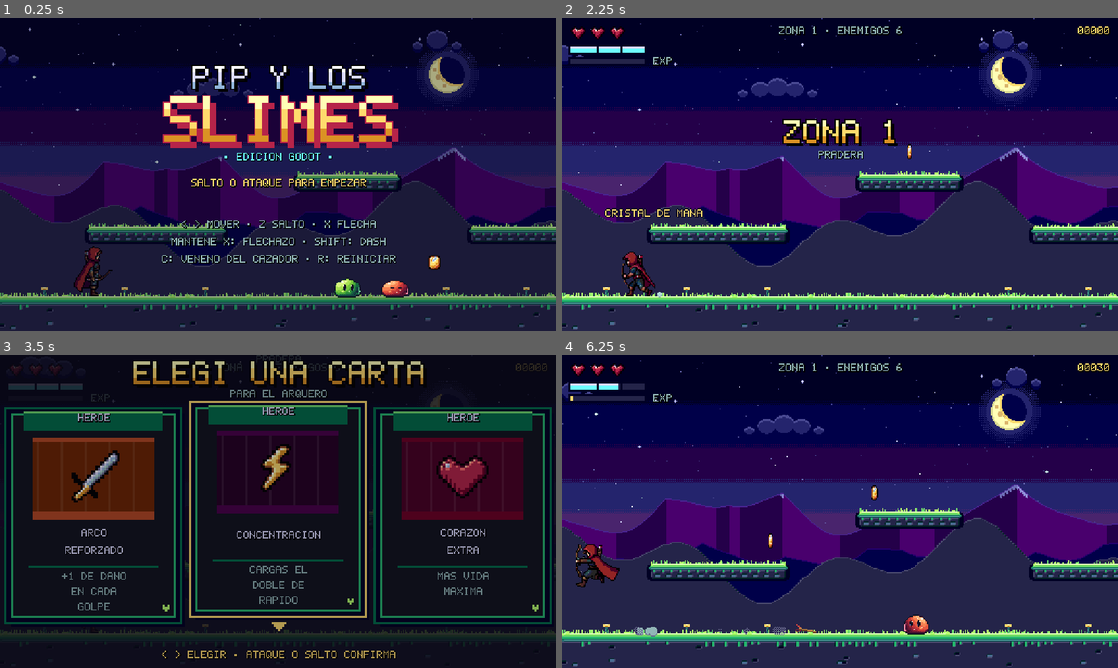
Above: before the commit, frames 1-4 (two rows, left to right).
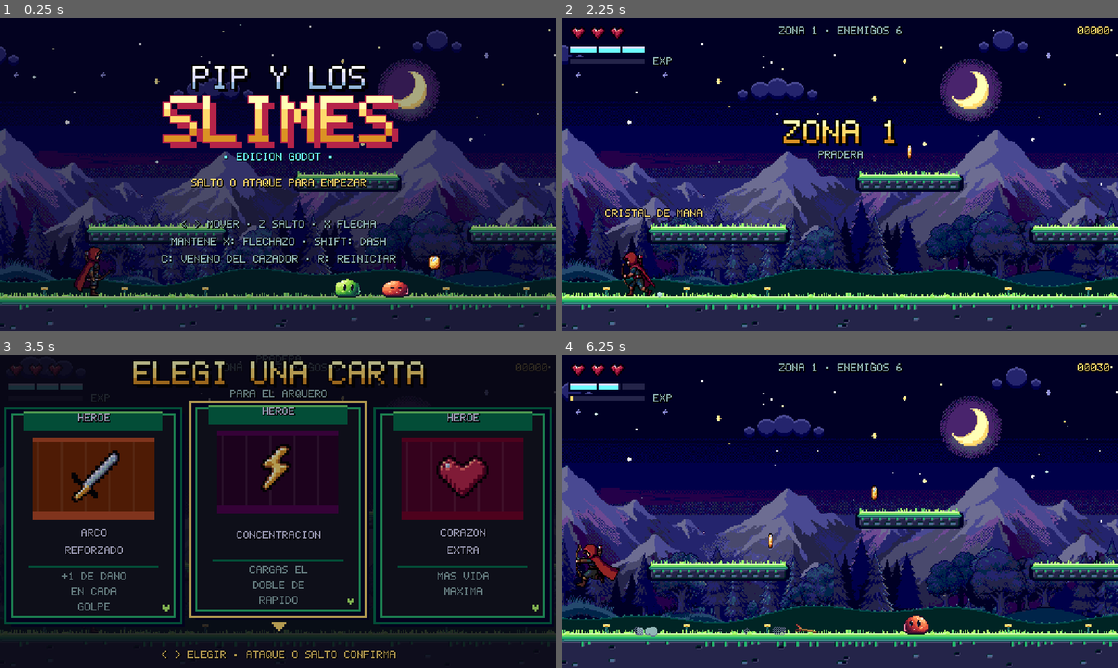
Above: after the commit, the same moments.

Repository: Monguit0/PIP-SLIME-GODOT
Game: Godot game, scene res://scenes/main.tscn
Two runs of this game, one before a commit and one after it. Both use one fixed random seed, a clock stepped at 60 frames per second and the inputs below.
Inputs:
- Up to frame 1 (0.25 s): no input
- Up to frame 2 (2.25 s): hold X (atacar) 0.53-1.28 s; hold Right (derecha) 0.53-2.03 s; tap Space (saltar) at 0.77, 1.52 s; tap Shift (especial) at 1.35 s; tap Enter at 2 s; hold Left (izquierda) from 2.03 s (still down); tap C (poder) at 2.1 s
- Up to frame 3 (3.5 s): release Left (izquierda) at 2.78 s; hold Right (derecha) from 2.78 s (still down); tap R (reiniciar) at 2.85 s; tap Space (saltar) at 3.02 s
- Up to frame 4 (6.25 s): tap Z at 3.6 s; tap Space (saltar) at 3.77, 4.52, 6.02 s; release Right (derecha) at 4.28 s; hold Left (izquierda) 4.28-5.03 s; tap K at 4.35 s; hold Right (derecha) 5.03-5.78 s; tap J at 5.1 s; hold Left (izquierda) from 5.78 s (still down); tap V at 5.85 s

The runs differ from the first frame. In frame 1, 9.5% of the frame differs, in the area x 0-100%, y 0-86%; in frame 2, 62%; in frame 3, 0.1%; in frame 4, 64%, in the area x 0-100%, y 0-89%.

Commit message:
Fondos pintados con PixelLab
- Cielo con luna chica, cordillera con el castillo del rey a lo lejos,
  bosque, ruinas y murallas en la capa del medio, y un salón del trono
  nuevo con rosetón, estandartes y antorchas
- Las capas de atrás se oscurecen y se tiñen de azul noche; las ventanas
  siguen encendidas; todo en la paleta de 9 bits
- Las antorchas del salón chisporrotean sobre las pintadas
- tools/bg: piezas de PixelLab y el script que arma las capas; las capas
  viejas quedan en assets/level1/original

Co-Authored-By: Claude Opus 5.5 <noreply@anthropic.com>
Claude-Session: https://claude.ai/code/session_01Ei4JdnCu4YgE3Dnq9TvGQ8

Diff:
--- a/scripts/background.gd
+++ b/scripts/background.gd
@@ -1,6 +1,7 @@
 extends Node2D
-## Fondo del Reino, con las mismas imágenes del juego web: cielo de noche con luna (fijo),
-## estrellas que titilan, nubes, montañas lejanas (parallax 0.25) y cerros/ruinas/murallas (0.5).
+## Fondo del Reino, pintado con PixelLab (tools/bg arma las capas): cielo de noche con luna (fijo),
+## estrellas que titilan, nubes, la cordillera con el castillo del rey (parallax 0.25) y el bosque, las
+## ruinas y las murallas según la zona (0.5).
 
 const W := 256
 # estrellas que titilan: x, y, velocidad, fase (TWINKLE del original)
--- a/scripts/main.gd
+++ b/scripts/main.gd
@@ -37,7 +37,9 @@
 	[1064, 96, 64], [1150, 64, 48], [1220, 88, 40], [1280, 56, 56], [1360, 96, 48], [1430, 72, 56],
 	[1556, 96, 36], [1632, 66, 64], [1736, 96, 36],
 ]
-const TORCHES := [[1100, 104], [1250, 104], [1400, 104], [1572, 70], [1756, 70]]
+const TORCHES := [[1100, 104], [1250, 104], [1400, 104]]
+# antorchas pintadas en el salón del trono (centro de la llama): ahí solo titila la punta y salen chispas
+const HALL_TORCHES := [[1556.5, 62.5], [1586.5, 70.5], [1741.5, 72.0], [1770.0, 63.0]]
 ## las cartas del arquero (HERO_CARDS del original)
 const CARDS := [
 	{"id": "vida", "name": "CORAZÓN EXTRA", "desc": "MÁS VIDA MÁXIMA", "col": "r"},
@@ -565,6 +567,7 @@
 	add_child(art)
 	var torches := Torches.new()
 	torches.list = TORCHES
+	torches.hall = HALL_TORCHES
 	torches.z_index = -3
 	add_child(torches)
 
@@ -688,6 +691,7 @@
 ## Antorchas de las murallas y el salón: brillo y llama de tres cuadros.
 class Torches extends Node2D:
 	var list: Array = []
+	var hall: Array = []
 
 	func _process(_dt: float) -> void:
 		queue_redraw()
@@ -703,3 +707,16 @@
 			draw_rect(Rect2(x - 1, y - 3, 3, 2), Pal.R)
 			draw_rect(Rect2(x - 1 + (1 if fl == 1 else 0), y - 5, 2, 2), Pal.O)
 			draw_rect(Rect2(x + (-1 if fl == 2 else 0), y - 6 - (1 if fl == 0 else 0), 1, 2), Pal.Y)
+		for p in hall:
+			var x: float = p[0]
+			var y: float = p[1]
+			var fl := int(tt * 10.0 + x) % 3
+			# la punta de la llama pintada cambia de forma (medio píxel, como el arte HD)
+			draw_rect(Rect2(x - 0.5 + (0.5 if fl == 1 else 0.0) - (0.5 if fl == 2 else 0.0), y - 3.5 - (0.5 if fl == 0 else 0.0), 0.5, 1.0), Pal.Y)
+			draw_rect(Rect2(x, y - 2.5, 0.5, 0.5), Pal.RAMP_Y[3] if fl == 2 else Pal.O)
+			# chispas que suben y se apagan
+			for k in 2:
+				var ph := fposmod(tt * 0.9 + x * 0.37 + k * 0.5, 1.0)
+				var c: Color = Pal.Y if ph < 0.35 else (Pal.O if ph < 0.7 else Pal.R)
+				var sx := roundf((x + sin(ph * 7.0 + k * 2.0 + x) * 1.5) * 2.0) / 2.0
+				draw_rect(Rect2(sx, roundf((y - 4.0 - ph * 9.0) * 2.0) / 2.0, 0.5, 0.5), c)
Binary file changed: assets/level1/arena.png
Binary file changed: assets/level1/far.png
Binary file changed: assets/level1/mid.png
Not shown, added: assets/level1/original/.gdignore
Binary file added: assets/level1/original/arena.png
Binary file added: assets/level1/original/far.png
Binary file added: assets/level1/original/mid.png
Binary file added: assets/level1/original/sky.png
Binary file changed: assets/level1/sky.png
Binary file added: tools/bg/piezas/castle0.png
Binary file added: tools/bg/piezas/castle1.png
Binary file added: tools/bg/piezas/castle2.png
(and 17 more such lines)
